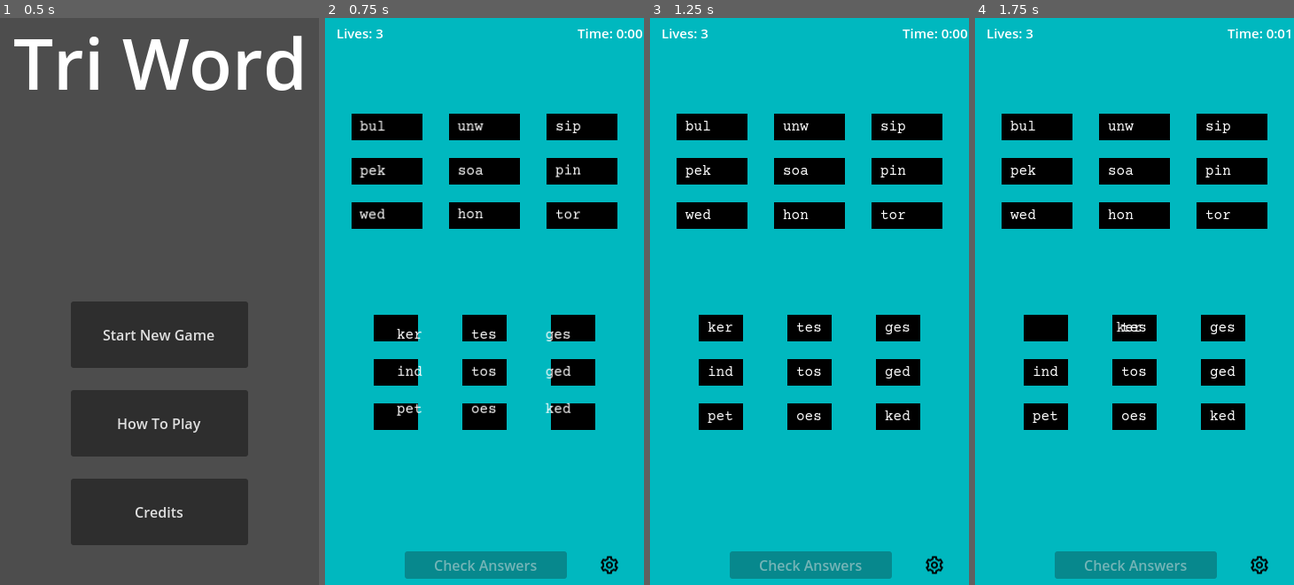
Above: before the commit, frames 1-4 (left to right).
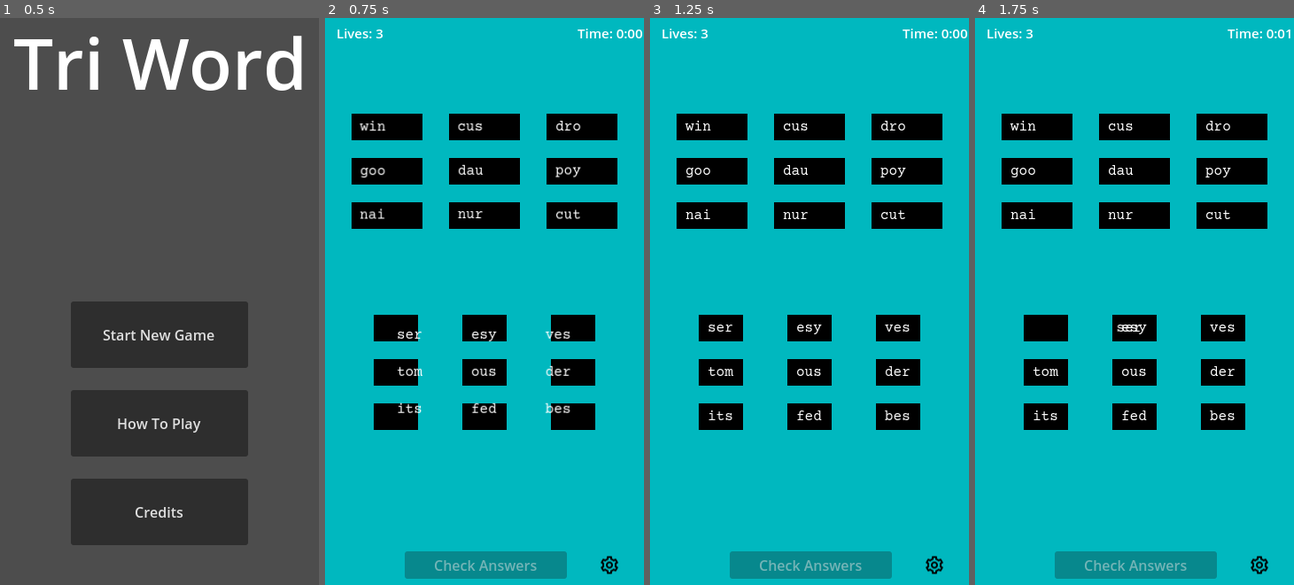
Above: after the commit, the same moments.

Repository: sparky-rss/wordproject
Game: Godot game, scene res://mainmenu.tscn
The game is run twice, just before and just after one commit, with the same random seed, the same clock (stepped at 60 frames per second) and the same inputs.
Inputs (mouse positions are in pixels of both pictures, inside the frame that each line leads up to):
- Up to frame 1 (0.5 s): no input
- Up to frame 2 (0.75 s): click "Start New Game" at 0.5 s
- Up to frame 3 (1.25 s): no input
- Up to frame 4 (1.75 s): drag from (1041, 329) to (1131, 329) at 1.27 s

Frame 1 is identical in both runs. In frame 2, 1.1% of the frame differs, in the area x 10-81%, y 17-71%; in frame 3, 1.0%; in frame 4, 1.0%.

Commit message:
wordlist pruning, j through l

Diff:
--- a/node_2d.gd
+++ b/node_2d.gd
@@ -690,128 +690,121 @@
 "isolog","isomer","isopod","issued","issuer","issues","isthmi",
 "italic","itched","itches","itemed","itself",
 #J
-"jabbed","jabber","jabiru","jabots","jacals","jacana","jackal","jacked","jacker","jacket",
-"jading","jadish","jaeger","jagers","jagged","jagger","jagras","jaguar","jailed","jailer",
-"jailor","jalaps","jalops","jalopy","jambed","jambes","jammed","jammer","jangle","jangly",
-"japans","japers","japery","japing","jarful","jargon","jarina","jarrah","jarred","jarvey",
-"jasmin","jasper","jassid","jauked","jaunce","jaunts","jaunty","jauped","jawans","jawing",
-"jaygee","jayvee","jazzbo","jazzed","jazzer","jazzes","jeaned","jebels","jeeing","jeeped",
-"jeered","jeerer","jehads","jejuna","jejune","jelled","jellos","jennet","jerboa","jereed",
-"jerids","jerked","jerker","jerkin","jerrid","jersey","jessed","jesses","jested","jester",
-"jesuit","jetlag","jetons","jetsam","jetsom","jetted","jetton","jetway","jewels","jewing",
-"jezail","jibbed","jibber","jibers","jibing","jicama","jigged","jigger","jiggle","jiggly",
-"jigsaw","jihads","jilted","jilter","jiminy","jimmie","jimper","jimply","jingal","jingko",
-"jingle","jingly","jinked","jinker","jinnee","jinnis","jinxed","jinxes","jitney","jitter",
-"jivers","jivier","jiving","jnanas","jobbed","jobber","jockey","jockos","jocose","jocund",
-"jogged","jogger","joggle","johnny","joined","joiner","joints","joists","jojoba","jokers",
-"jokier","jokily","joking","jolted","jolter","jorams","jordan","jorums","joseph","joshed",
-"josher","joshes","josses","jostle","jotted","jotter","jouals","jouked","joules","jounce",
-"jouncy","journo","jousts","jovial","jowars","jowing","jowled","joyful","joying","joyous",
-"joypop","jubbah","jubhah","jubile","judder","judged","judger","judges","judoka","jugate",
-"jugful","jugged","juggle","jugula","jugums","juiced","juicer","juices","jujube","juking",
-"juleps","jumbal","jumble","jumbos","jumped","jumper","juncos","jungle","jungly","junior",
-"junked","junker","junket","junkie","juntas","juntos","jupons","jurant","jurats","jurels",
-"juried","juries","jurist","jurors","justed","juster","justle","justly","jutted",
+"jabbed","jabber","jackal","jacked","jacker","jacket",
+"jading","jagged","jaguar","jailed","jailer",
+"jailor","jalopy","jambed","jammed","jammer","jangle","jangly",
+"japers","japery","japing","jarful","jargon","jarred",
+"jasper","jaunts","jaunty","jawing",
+"jazzed","jazzer","jazzes","jeaned",
+"jeered","jeerer","jejune","jelled","jerboa",
+"jerked","jerker","jerkin","jersey","jested","jester",
+"jetlag","jetsam","jetted","jetway","jewels",
+"jibbed","jibber","jibing","jicama","jigged","jigger","jiggle","jiggly",
+"jigsaw","jilted","jilter","jiminy",
+"jingle","jingly","jinxed","jinxes","jitter",
+"jiving","jobbed","jobber","jockey",
+"jogged","jogger","joined","joiner","joints","joists","jojoba","jokers",
+"jokier","jokily","joking","jolted","jolter","joshed",
+"josher","joshes","jostle","jotted","jotter","joules","jounce",
+"jouncy","jousts","jovial","jowled","joyful","joyous",
+"judged","judger","judges",
+"jugful","juggle","jugula","juiced","juicer","juices","jujube","juking",
+"juleps","jumble","jumbos","jumped","jumper","jungle","junior",
+"junked","junker","junket","junkie","juntas",
+"juried","juries","jurist","jurors","juster","justly","jutted",
 #K
-"kababs",
-"kabaka","kabala","kabars","kabaya","kabiki","kabobs","kabuki","kaffir","kafirs","kaftan",
-"kahuna","kaiaks","kainit","kaiser","kakapo","kalams","kalian","kalifs","kaliph","kalium",
-"kalmia","kalong","kalpac","kalpak","kalpas","kamala","kamiks","kamsin","kanaka","kanban",
-"kanjis","kantar","kanzus","kaolin","kaonic","kapoks","kappas","kaputt","karate","karats",
-"karmas","karmic","karoos","kaross","karroo","karsts","kasbah","kashas","kasher","kation",
-"kauris","kavass","kayaks","kayles","kayoed","kayoes","kazoos","kebabs","kebars","kebbie",
-"keblah","kebobs","kecked","keckle","keddah","kedged","kedges","keeked","keeled","keened",
-"keener","keenly","keeper","keeves","kefirs","kegged","kegger","kegler","keleps","kelims",
-"keloid","kelped","kelpie","kelson","kelter","kelvin","kenafs","kendos","kenned","kennel",
-"kentes","kepped","keppen","kerbed","kerfed","kermes","kermis","kerned","kernel","kernes",
-"kerria","kersey","ketene","ketols","ketone","ketose","kettle","kevels","kevils","kewpie",
-"keying","keypad","keypal","keyset","keyway","khadis","khakis","khalif","khaphs","khazen",
-"khedah","khedas","kheths","khoums","kiangs","kiaugh","kibbeh","kibbes","kibbis","kibble",
-"kibeis","kibitz","kiblah","kiblas","kibosh","kicked","kicker","kickup","kidded","kidder",
-"kiddie","kiddos","kidnap","kidney","kidvid","kilims","killed","killer","killie","kilned",
-"kilted","kilter","kiltie","kimchi","kimono","kinara","kinase","kinder","kindle","kindly",
-"kinema","kinged","kingly","kinins","kinked","kiosks","kipped","kippen","kipper","kirned",
-"kirsch","kirtle","kishka","kishke","kismat","kismet","kissed","kisser","kisses","kitbag",
-"kiters","kithed","kithes","kiting","kitsch","kitted","kittel","kitten","kittle","klatch",
-"klaxon","klepht","klepto","klicks","klongs","kloofs","kludge","kludgy","kluged","kluges",
-"klutzy","knacks","knarry","knaurs","knaves","knawel","knawes","kneads","kneels","knells",
-"knifed","knifer","knifes","knight","knives","knobby","knocks","knolls","knolly","knosps",
-"knotty","knouts","knower","knowns","knubby","knurls","knurly","koalas","kobold","koines",
-"kolhoz","kolkoz","kombus","konked","koodoo","kookie","kopeck","kopeks","kopjes","koppas",
-"koppie","korats","kormas","koruna","koruny","kosher","kotows","koumis","koumys","kouroi",
-"kouros","kousso","kowtow","kraals","krafts","kraits","kraken","krater","krauts","kreeps",
-"krewes","krills","krises","kronen","kroner","kronor","kronur","krooni","kroons","krubis",
-"krubut","kuchen","kudzus","kugels","kukris","kulaki","kulaks","kultur","kumiss","kummel",
-"kurgan","kurtas","kussos","kuvasz","kvases","kvells","kvetch","kwacha","kwanza","kyacks",
-"kybosh","kyries","kythed","kythes",
+"kabuki","kaffir","kaftan",
+"kahuna","kaiser","kappas","karate","karats",
+"karmas","karmic","karoos","karsts","kayaks","kazoos","kebabs","kebobs","keeled","keened",
+"keener","keenly","keeper","kegged","kegger",
+"keloid","kelped","kelpie","kelvin","kenned","kennel",
+"kentes","kerned","kernel",
+"ketone","kettle","kewpie",
+"keying","keypad","keyset","keyway","khakis","kibble",
+"kibitz","kibosh","kicked","kicker","kidded","kidder",
+"kiddie","kiddos","kidnap","kidney","killed","killer","kilned",
+"kilted","kimchi","kimono","kinase","kinder","kindle","kindly",
+"kinged","kingly","kinked","kiosks","kipper",
+"kismet","kissed","kisser","kisses",
+"kiters","kiting","kitsch","kitted","kitten",
+"klaxon","klepto","kludge","kludgy",
+"klutzy","knacks","knaves","kneads","kneels","knells",
+"knifed","knifer","knifes","knight","knives","knobby","knocks","knolls",
+"knotty","knower","knowns","knurls","knurly","koalas","kobold",
+"konked","kopeck","kopeks",
+"kosher","kotows",
+"kowtow","kraken","krauts",
+"krills","kroner",
+"kudzus","kugels",
+"kvetch",
 #L
-"laager","labara","labels","labial","labile","labium",
-"labors","labour","labret","labrum","lacers","laches","lacier","lacily","lacing","lacked",
-"lacker","lackey","lactam","lactic","lacuna","lacune","ladder","laddie","ladens","laders",
-"ladies","lading","ladino","ladled","ladler","ladles","ladron","lagans","lagend","lagers",
-"lagged","lagger","lagoon","laguna","lagune","lahars","laical","laichs","laighs","lairds",
-"laired","lakers","lakier","laking","lallan","lalled","lambda","lambed","lamber","lambie",
-"lamedh","lameds","lamely","lament","lamest","lamiae","lamias","lamina","laming","lammed",
-"lampad","lampas","lamped","lanais","lanate","lanced","lancer","lances","lancet","landau",
-"landed","lander","lanely","langue","langur","lanker","lankly","lanner","lanose","lanugo",
-"laogai","lapdog","lapels","lapful","lapins","lapped","lapper","lappet","lapsed","lapser",
-"lapses","lapsus","laptop","larded","larder","lardon","larees","larger","larges","largos",
-"lariat","larine","larked","larker","larrup","larums","larvae","larval","larvas","larynx",
-"lascar","lasers","lashed","lasher","lashes","lasing","lasses","lassie","lassis","lassos",
-"lasted","laster","lastly","lateen","lately","latens","latent","latest","lathed","lather",
-"lathes","lathis","latigo","latina","latino","latish","latkes","latria","latten","latter",
-"lattes","lattin","lauans","lauded","lauder","laughs","launce","launch","laurae","lauras",
-"laurel","lavabo","lavage","lavash","laveer","lavers","laving","lavish","lawful","lawine",
-"lawing","lawman","lawmen","lawyer","laxest","laxity","layers","laying","layins","layman",
-"laymen","layoff","layout","layups","lazars","lazied","lazier","lazies","lazily","lazing",
-"lazuli","leachy","leaded","leaden","leader","leafed","league","leaked","leaker","leally",
-"lealty","leaned","leaner","leanly","leaped","leaper","learns","learnt","leased","leaser",
-"leases","leasts","leaved","leaven","leaver","leaves","lebens","leched","lecher","leches",
-"lechwe","lectin","lector","ledger","ledges","leered","leeway","lefter","legacy","legals",
-"legate","legato","legend","legers","legged","leggin","legion","legist","legits","legman",
-"legmen","legong","legume","lehuas","lekked","lekvar","lemans","lemmas","lemons","lemony",
-"lemurs","lender","length","lenite","lenity","lensed","lenses","lenten","lentic","lentil",
-"lentos","leones","lepers","leptin","lepton","lesbos","lesion","lessee","lessen","lesser",
-"lesson","lessor","lethal","lethes","letted","letter","letups","leucin","leudes","leukon",
-"levant","leveed","levees","levels","levers","levied","levier","levies","levins","levity",
-"lewder","lewdly","lexeme","lexica","lezzes","lezzie","liable","liaise","lianas","lianes",
-"liangs","liards","libber","libels","libers","libido","liblab","librae","libras","lichee",
-"lichen","liches","lichis","lichts","licked","licker","lictor","lidars","lidded","lieder",
-"liefer","liefly","lieges","lienal","lierne","liever","lifers","lifted","lifter","ligand",
-"ligans","ligase","ligate","ligers","lights","lignan","lignin","ligula","ligule","ligure",
-"likely","likens","likers","likest","liking","likuta","lilacs","lilied","lilies","lilted",
-"limans","limbas","limbed","limber","limbic","limbos","limbus","limens","limeys","limier",
-"limina","liming","limits","limmer","limned","limner","limnic","limpas","limped","limper",
-"limpet","limpid","limply","limpsy","limuli","linacs","linage","linden","lineal","linear",
-"linens","lineny","liners","lineup","lingam","lingas","linger","lingua","linier","lining",
-"linins","linked","linker","linkup","linnet","linsey","linted","lintel","linter","lintol",
-"linums","lipase","lipide","lipids","lipins","lipoid","lipoma","lipped","lippen","lipper",
-"liquid","liquor","liroth","lisles","lisped","lisper","lissom","listed","listee","listel",
-"listen","lister","litany","litchi","liters","lither","lithia","lithic","lithos","litmus",
-"litres","litten","litter","little","lively","livens","livers","livery","livest","livier",
-"living","livres","livyer","lizard","llamas","llanos","loaded","loader","loafed","loafer",
-"loamed","loaned","loaner","loathe","loaves","lobate","lobbed","lobber","lobule","locale",
-"locals","locate","lochan","lochia","locked","locker","locket","lockup","locoed","locoes",
-"locule","loculi","locums","locust","lodens","lodged","lodger","lodges","lofted","lofter",
-"logans","logged","logger","loggia","loggie","logics","logier","logily","logins","logion",
-"logjam","logons","logway","loided","loiter","lolled","loller","lollop","lomein","loment",
-"lonely","loners","longan","longed","longer","longes","longly","looeys","loofah","loofas",
-"looies","looing","looked","looker","lookup","loomed","looney","loonie","looped","looper",
+"labels","labial","labium",
+"labors","labrum","lacers","lacier","lacily","lacing","lacked",
+"lacker","lackey","lactic","lacuna","ladder","laddie","laders",
+"ladies","lading","ladled","ladler","ladles","lagers",
+"lagged","lagger","lagoon","laguna","laical",
+"laired","lakers","lambda",
+"lamely","lament","lamest","lamiae","lamias","lamina","laming","lammed",
+"lampad","lamped","lanais","lanced","lancer","lances","lancet",
+"landed","lander",
+"lapdog","lapels","lapful","lapped","lapsed",
+"lapses","laptop","larded","larder","lardon","larger",
+"lariat","larvae","larval","larynx",
+"lasers","lashed","lasher","lashes","lasing","lasses","lassie","lassos",
+"lasted","laster","lastly","lately","latens","latent","latest","lathed","lather",
+"lathes","latina","latino","latish","latkes","latter",
+"lattes","lauded","lauder","laughs","launch",
+"laurel","lavage","lavish","lawful",
+"lawman","lawmen","lawyer","laxest","laxity","layers","laying","layman",
+"laymen","layoff","layout","layups","lazier","lazily","lazing",
+"lazuli","leaded","leaden","leader","leafed","league","leaked","leaker",
+"leaned","leaner","leaped","leaper","learns","learnt","leased","leaser",
+"leases","leaved","leaven","leaver","leaves","lecher","leches",
+"ledger","ledges","leered","leeway","lefter","legacy","legals",
+"legate","legato","legend","legged","legion",
+"legume","lemmas","lemons","lemony",
+"lemurs","lender","length","lensed","lenses","lenten","lentil",
+"lepers","lesion","lessee","lessen","lesser",
+"lesson","lethal","letted","letter","letups",
+"leveed","levees","levels","levers","levied","levies","levity",
+"lewder","lewdly","lexeme","lexica","liable","liaise",
+"libels","libido","lichee",
+"lichen","liches","licked","licker","lidars","lidded",
+"lieges","lifers","lifted","lifter","ligand",
+"ligans","ligase","ligate","ligers","lights","lignin",
+"likely","likens","likers","likest","liking","lilacs","lilied","lilies","lilted",
+"limbed","limber","limbic","limbos","limier",
+"liming","limits","limned","limnic","limped","limper",
+"limpet","limpid","limply","lineal","linear",
+"linens","liners","lineup","linger","lining",
+"linked","linker","linkup","lintel",
+"lipids","lipped","lipper",
+"liquid","liquor","lisped","lisper","listed","listee",
+"listen","lister","litany","lither","lithos","litmus",
+"little","lively","livens","livers","livery",
+"living","lizard","llamas","llanos","loaded","loader","loafed","loafer",
+"loamed","loaned","loaner","loathe","loaves","lobbed","lobber","locale",
+"locals","locate","locked","locker","locket","lockup",
+"loculi","locums","locust","lodged","lodger","lodges","lofted","lofter",
+"logged","logger","logics","logins",
+"logjam","logons","logway","loiter","lolled","loller","lollop",
+"lonely","loners","longed","longer","loofah","loofas",
+"looked","looker","lookup","loomed","looney","loonie","looped","looper",
 "loosed","loosen","looser","looses","looted","looter","lopers","loping","lopped","lopper",
-"loquat","lorans","lorded","lordly","loreal","lorica","lories","losels","losers","losing",
-"losses","lotahs","lotion","lotted","lotter","lottes","lottos","louche","louden","louder",
-"loudly","loughs","louies","loumas","lounge","loungy","louped","loupen","loupes","loured",
-"loused","louses","louted","louver","louvre","lovage","lovats","lovely","lovers","loving",
-"lowboy","lowers","lowery","lowest","lowing","lowish","loxing","lubber","lubing","lubric",
-"lucent","lucern","lucite","lucked","luckie","lucres","luetic","luffas","luffed","lugers",
-"lugged","lugger","luggie","luging","lulled","luller","lumbar","lumber","lumens","lumina",
-"lummox","lumped","lumpen","lumper","lunacy","lunars","lunate","lunets","lungan","lunged",
-"lungee","lunger","lunges","lungis","lungyi","lunier","lunies","lunker","lunted","lunula",
-"lunule","lupine","lupins","lupous","lurdan","lurers","luring","lurked","lurker","lushed",
-"lusher","lushes","lushly","lusted","luster","lustra","lustre","luteal","lutein","luteum",
-"luting","lutist","lutzes","luxate","luxury","lyases","lycees","lyceum","lychee","lyches",
-"lycras","lyings","lymphs","lynxes","lyrate","lyrics","lyrism","lyrist","lysate","lysine",
-"lysing","lysins","lyssas","lyttae","lyttas",
+"lorded","lordly","losers","losing",
+"losses","lotion","lottos","louder",
+"loudly","lounge","louped","loupes",
+"loused","louses","louted","louver","lovely","lovers","loving",
+"lowboy","lowers","lowest","lowing","lowish","lubber","lubing",
+"lucent","lucern","lucite","lucked","lucres","luffed",
+"lugged","lugger","luging","lulled","luller","lumbar","lumber","lumens",
+"lummox","lumped","lumper","lunacy","lunars","lunate",
+"lunger","lunges","lunker","lunula",
+"lupine","lurers","luring","lurked","lurker","lushed",
+"lusher","lushes","lushly","lusted","luster","lustra","lustre","luteal","lutein",
+"luting","lutist","luxury","lyceum","lychee",
+"lyings","lymphs","lynxes","lyrate","lyrics","lyrism","lyrist","lysine",
+"lysing",
 #M
 "macaco","macaws","macers","maches","machos",
 "macing","mackle","macled","macles","macons","macron","macros","macula","macule","madame",
